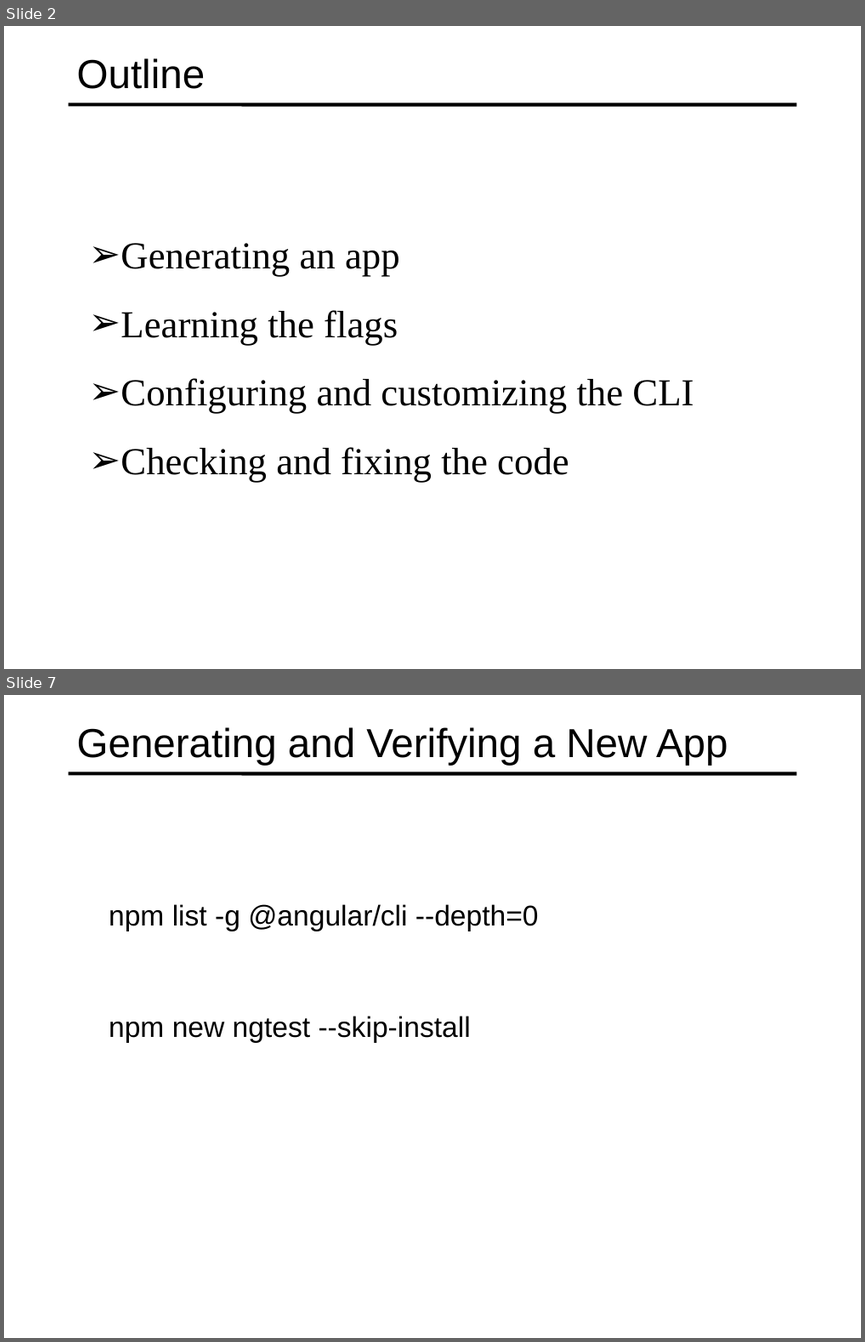
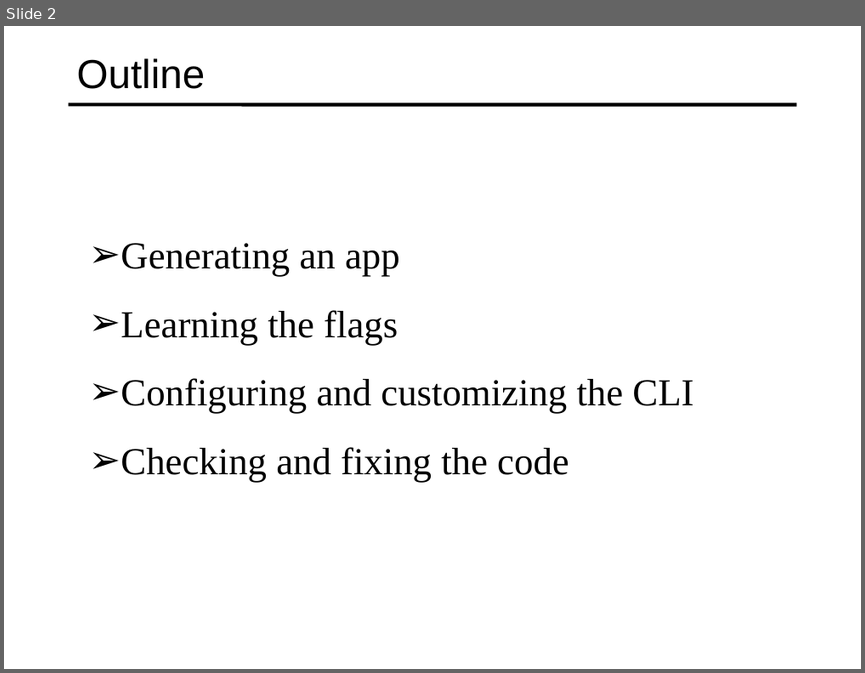
Before and after one commit to specter01wj/Jago_Link_Training, a slide deck: Angular/Angular7/Angular CLI/3.Generating a New Angular Application/L3_Generating a New Angular Application.ppt. Shown one above the other, each under a label of ours: slides 2 and 7 before the commit, slide 2 after it; the slides between them are not shown. The pictures are 865x1342 and 865x673 pixels, drawn with LibreOffice and Linux fonts; fonts in the diff are those of the drawing. Boxes give left, top, right and bottom in pixels: in the first picture for what was removed or moved away, otherwise in the second. Text is boxed around its words. In the diff, an @@ line names an element or a change of style, - is before the commit and + after.

```diff
--- a/Angular/Angular7/Angular CLI/3.Generating a New Angular Application/L3_Generating a New Angular Application.ppt
+++ b/Angular/Angular7/Angular CLI/3.Generating a New Angular Application/L3_Generating a New Angular Application.ppt
@@ slide 7 removed at (x1=4, y1=695, x2=861, y2=1338), background #FFFFFF; not listed: 1 template element that a slide beside it also shows @@
@@ title removed at (x1=77, y1=727, x2=728, y2=766) @@
-Generating and Verifying a New App
@@ text removed at (x1=109, y1=904, x2=539, y2=931) @@
-  npm list -g @angular/cli --depth=0
@@ text removed at (x1=109, y1=1015, x2=471, y2=1043) @@
-  npm new ngtest --skip-install
```
Also in this commit, not shown: 1 slide changed, 9 slides added, 3 other slides removed, 2 other files.
